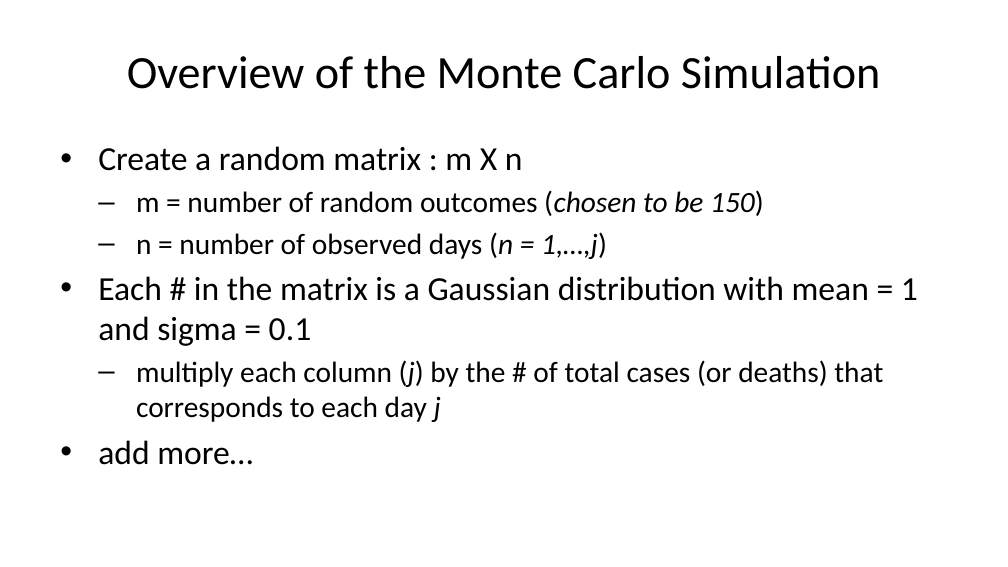
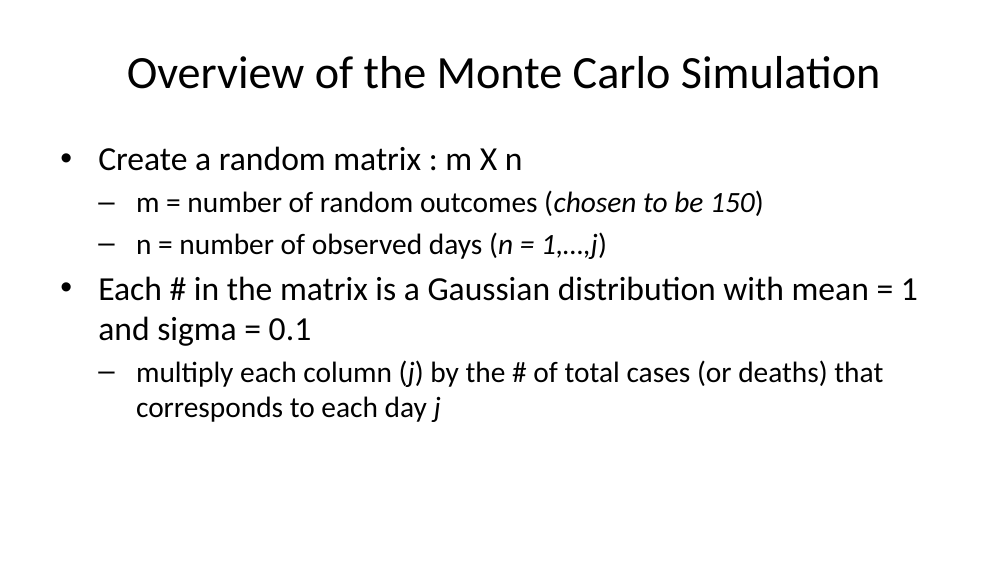
Before and after one commit to austinlackey/covid-simulations, a slide deck: slide 15 of powerpoint.pptx. Drawn at 1008x567 pixels with LibreOffice and Linux fonts; fonts in the diff are those of the drawing. Boxes give left, top, right and bottom in pixels: in the first picture for what was removed or moved away, otherwise in the second. Text is boxed around its words. In the diff, an @@ line names an element or a change of style, - is before the commit and + after.

```diff
--- a/powerpoint.pptx
+++ b/powerpoint.pptx
@@ text at <box>98,440,253,465</box>: paragraph removed @@
-• add more…
```
Also in this commit, not shown: 1 other file.
